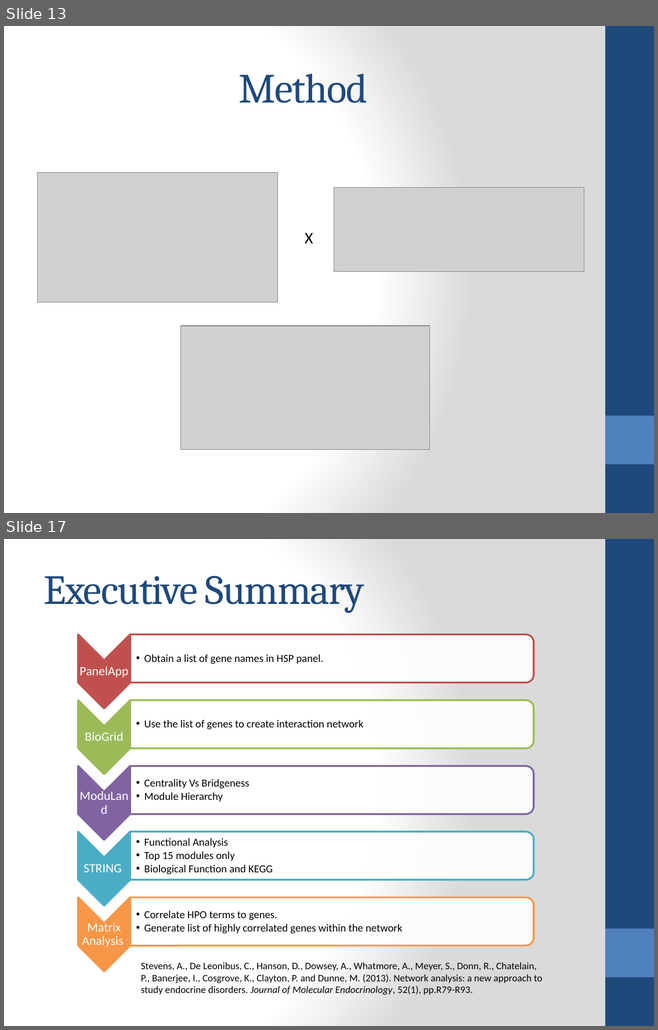
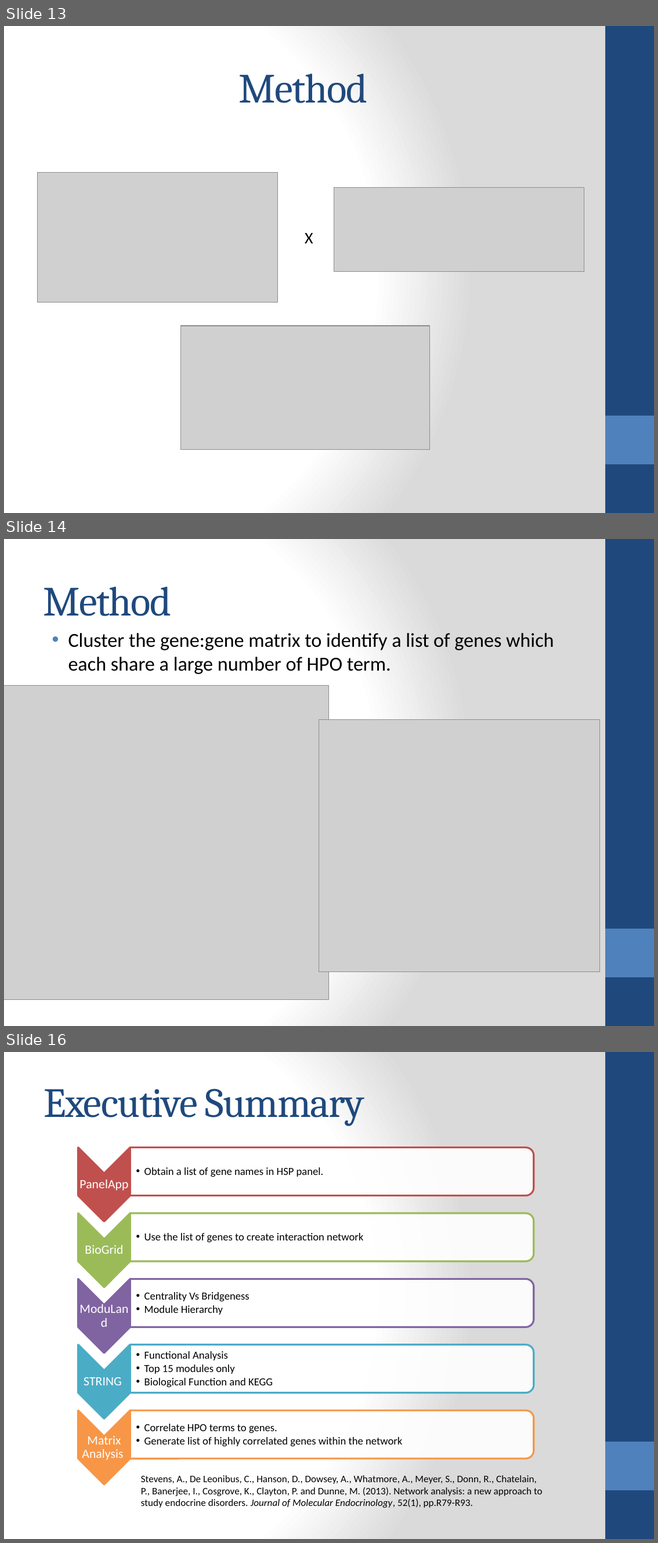
Before and after one commit to theocole/wsmm-groupwork, a slide deck: HSP.pptx. Shown one above the other, each under a label of ours: slides 13 and 17 before the commit, slides 13, 14 and 16 after it; the slides between them are not shown. The pictures are 658x1030 and 658x1543 pixels, drawn with LibreOffice and Linux fonts; fonts in the diff are those of the drawing; grey boxes stand for pictures. Boxes give left, top, right and bottom in pixels: in the first picture for what was removed or moved away, otherwise in the second. Text is boxed around its words. In the diff, an @@ line names an element or a change of style, - is before the commit and + after.

```diff
--- a/HSP.pptx
+++ b/HSP.pptx
@@ slide 14 added at [4,539,654,1026], background gradient #FFFFFF to #DADADA; not listed: 2 template elements that a slide beside it also shows @@
@@ title added at [43,587,172,616], 46 pt, text #1F497D @@
+Method
@@ text added at [68,633,554,674], 22 pt, text #000000 @@
+• Cluster the gene:gene matrix to identify a list of genes which each share a large number of HPO term.
@@ picture added at [4,686,328,1000] @@
@@ picture added at [318,719,599,972] @@
@@ what was slide 17 is now slide 16 @@
```
Also in this commit, not shown: 3 slides changed, 2 slides removed.
